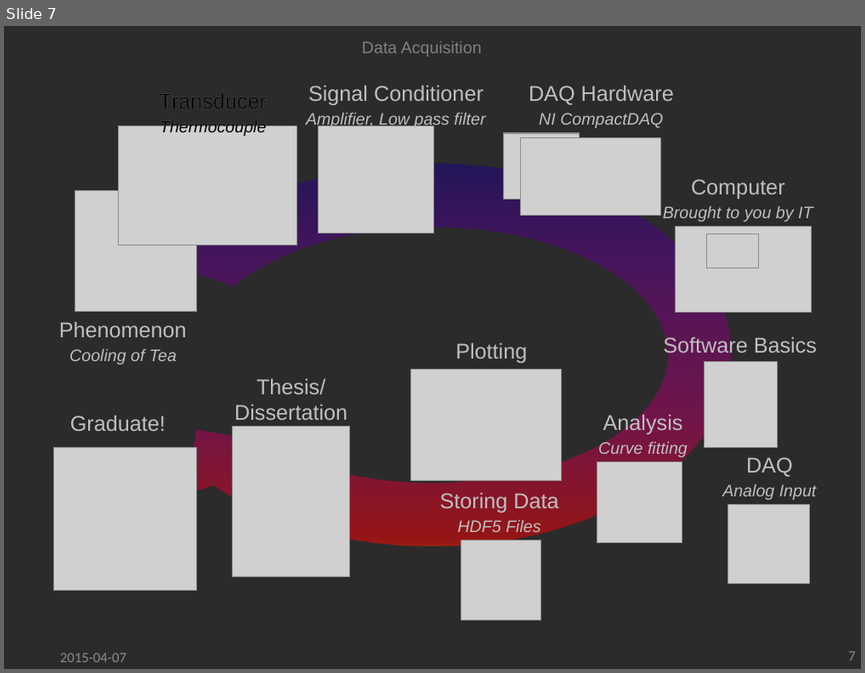
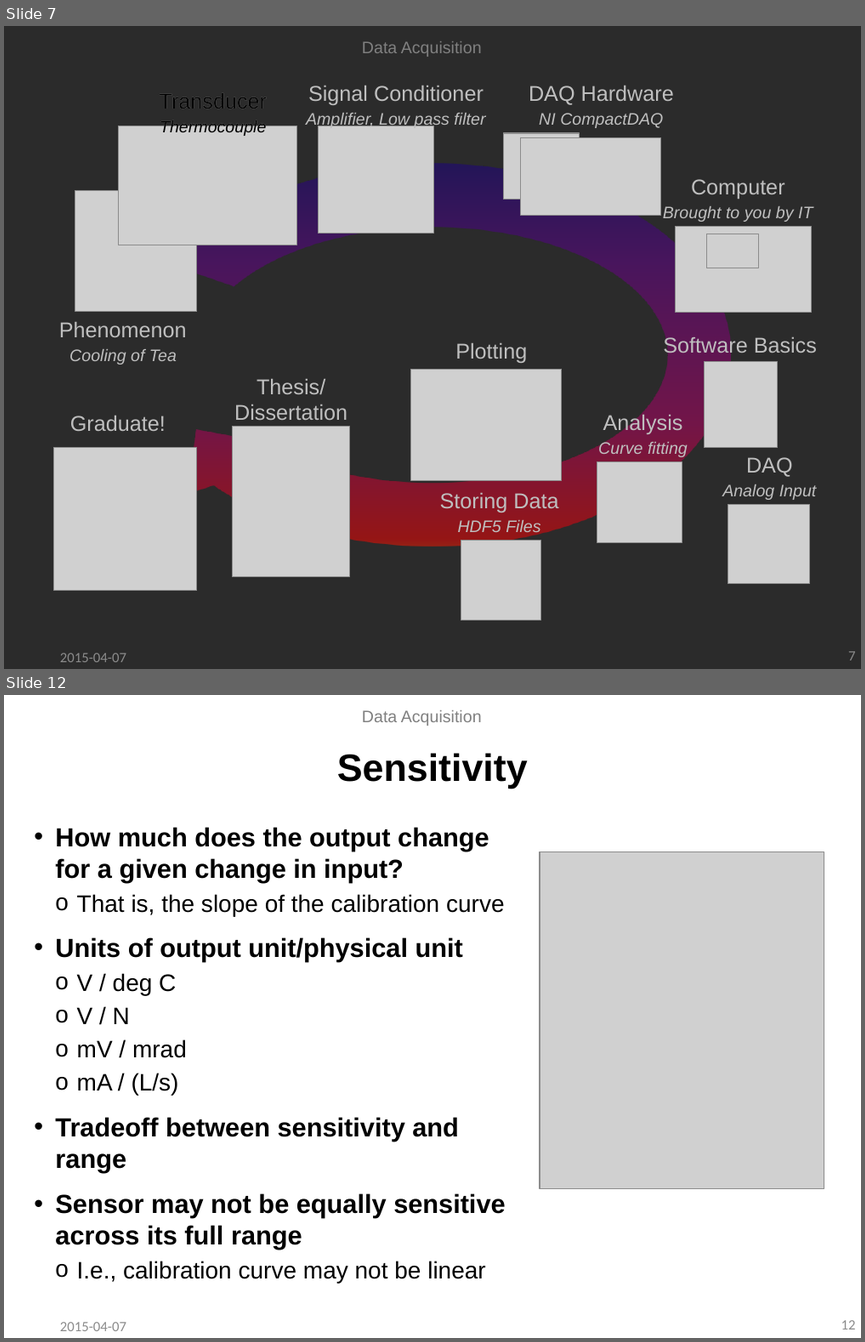
Before and after one commit to ddhanraj/ddhanraj, a slide deck: slides/DAQ.pptx. Shown one above the other, each under a label of ours: slide 7 before the commit, slides 7 and 12 after it; the slides between them are not shown. The pictures are 865x673 and 865x1342 pixels, drawn with LibreOffice and Linux fonts; fonts in the diff are those of the drawing; grey boxes stand for pictures; background and template pictures are left out; a plain dark background stands for a picture behind light text. Boxes give left, top, right and bottom in pixels: in the first picture for what was removed or moved away, otherwise in the second. Text is boxed around its words. In the diff, an @@ line names an element or a change of style, - is before the commit and + after.

```diff
--- a/slides/DAQ.pptx
+++ b/slides/DAQ.pptx
@@ slide 12 added at box(4, 695, 861, 1338), background picture (left out) @@
@@ text added at box(362, 710, 482, 726), 14 pt, text #808080 @@
+Data Acquisition
@@ title added at box(337, 753, 528, 789), 32 pt, text #000000, bold @@
+Sensitivity
@@ text added at box(55, 827, 505, 1282), 22 pt, text #000000, bold @@
+• How much does the output change for a given change in input?
+  o That is, the slope of the calibration curve
+• Units of output unit/physical unit
+  o V / deg C
+  o V / N
+  o mV / mrad
+  o mA / (L/s)
+• Tradeoff between sensitivity and range
+• Sensor may not be equally sensitive across its full range
+  o I.e., calibration curve may not be linear
@@ picture added at box(540, 851, 823, 1189) @@
@@ text added at box(60, 1321, 126, 1331), 12 pt, text #8C8C8C @@
+2015-04-07
@@ page number added at box(841, 1320, 856, 1329), 12 pt, text #8C8C8C @@
+12
```
Also in this commit, not shown: 6 slides changed, 11 other slides added, 3 other files.
